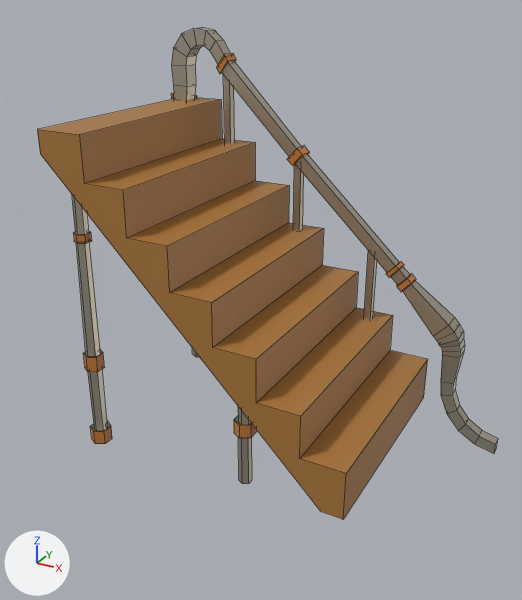
One commit to the Blender file Assets/Project/Models/Environment/Blender/Stairs.blend: the scene before it, then after it.
Both versions are drawn from a camera (50 mm lens) standing at (2.16, -3.82, 2.78) and looking at (0.13, -0.13, 0.93). The axes (+X, +Y, +Z) are drawn at lower left. The lights are the same throughout. Mesh edges are drawn as thin lines.
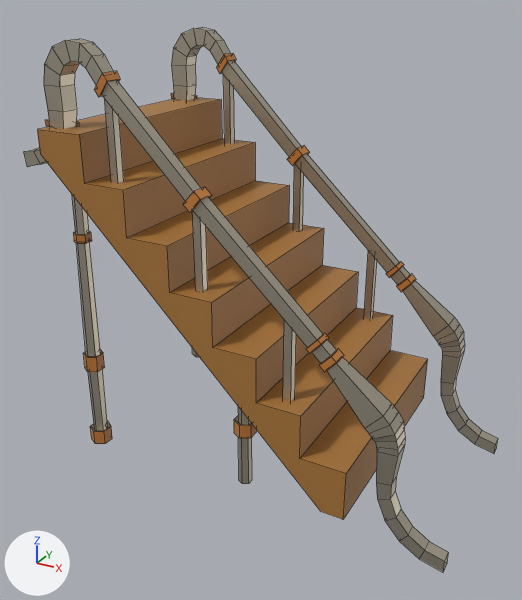
The newer file is also turned or shifted as a whole; pictures and numbers use the older file's frame.

Edits to the bpy script that builds the scene:
```text
Add mat_rust1_001:
    mat_rust1_001 = principled_material('Rust1.001')
    mat_rust1_001.base_color = (0.573, 0.209, 0.0425)  # orange #c77e3a
Add mat_metal_001:
    mat_metal_001 = principled_material('Metal.001')
    mat_metal_001.base_color = (0.605, 0.552, 0.448)  # light grey #ccc4b3
    mat_metal_001.metallic = 1.0
Change me_cube:
    used by ob_cube; location = (0.0, 0.0, 1.0)
    verts and faces of me_cube; kept vertices keep their numbers, new ones are numbered from 466
    before: 34 (-0.02, 0.62, 0.15) at pixel (293, 230), 35 (-0.02, 0.62, 0.67), 36 (-0.02, 0.67, 0.15), 37 (-0.02, 0.67, 0.67)
    remove me_cube.from_pydata(...)  # 466 vertices, 426 faces; spans x -1.23..1.57, y -0.75..0.75, z -1.21..1.49
    add me_cube.from_pydata(...)  # 754 vertices, 673 faces; spans x -1.23..1.57, y -0.75..0.75, z -1.21..1.49
    me_cube part 1: a new loose piece, a box spanning x -0.577..-0.527, y -0.639..-0.589, z 0.698..1.222, in mat_metal_001 (light grey #ccc4b2)
    me_cube part 2: a new loose piece, a box spanning x 0.551..0.602, y -0.639..-0.589, z -0.421..0.103, in mat_metal_001 (light grey #ccc4b2)
    me_cube part 3: a new loose piece of 235 vertices spanning x -1.23..1.57, y -0.69..-0.54, z -1.21..1.49
    me_cube part 4
    add delete_faces([(34, 35, 37, 36)])
    add verts[477] = (-0.02, 0.62, 0.15)  # pixel (293, 230)
    add verts[478] = (-0.02, 0.62, 0.67)
    add verts[479] = (-0.02, -0.64, 0.15)  # pixel (195, 290)
    add verts[480] = (-0.02, -0.64, 0.67)
    add verts[481] = (0.03, -0.64, 0.15)  # pixel (203, 292)
    add verts[482] = (0.03, -0.64, 0.67)
    add for new, old in zip([*range(483, 489)], [*range(477, 483)]): verts[new] = verts[old] + (0.0, 0.05, 0.0)
    add faces += [(477, 478, 484, 483)]  # mat_metal (light grey #ccc4b2)
    add faces += [(485, 486, 488, 487), (481, 487, 488, 482), (479, 481, 482, 480), (479, 485, 487, 481), (480, 482, 488, 486)]  # mat_metal_001 (light grey #ccc4b2)
    add me_cube.materials.append(mat_metal_001)  # light grey #ccc4b3
    add me_cube.materials.append(mat_rust1_001)  # orange #c77e3a
```

Location of each change, [x1, y1, x2, y2] in pixels of the pictures (522 x 600 px):
'Cube', reshaped (11% taller)
    before: [37, 28, 498, 519]
    after: [24, 28, 498, 572]
part 1 of me_cube, added
    after: [104, 99, 124, 183]
part 2 of me_cube, added
    after: [283, 320, 296, 401]
part 3 of me_cube, added
    after: [24, 39, 449, 572]
part 4 of me_cube, built on
    after: [192, 211, 208, 291]
